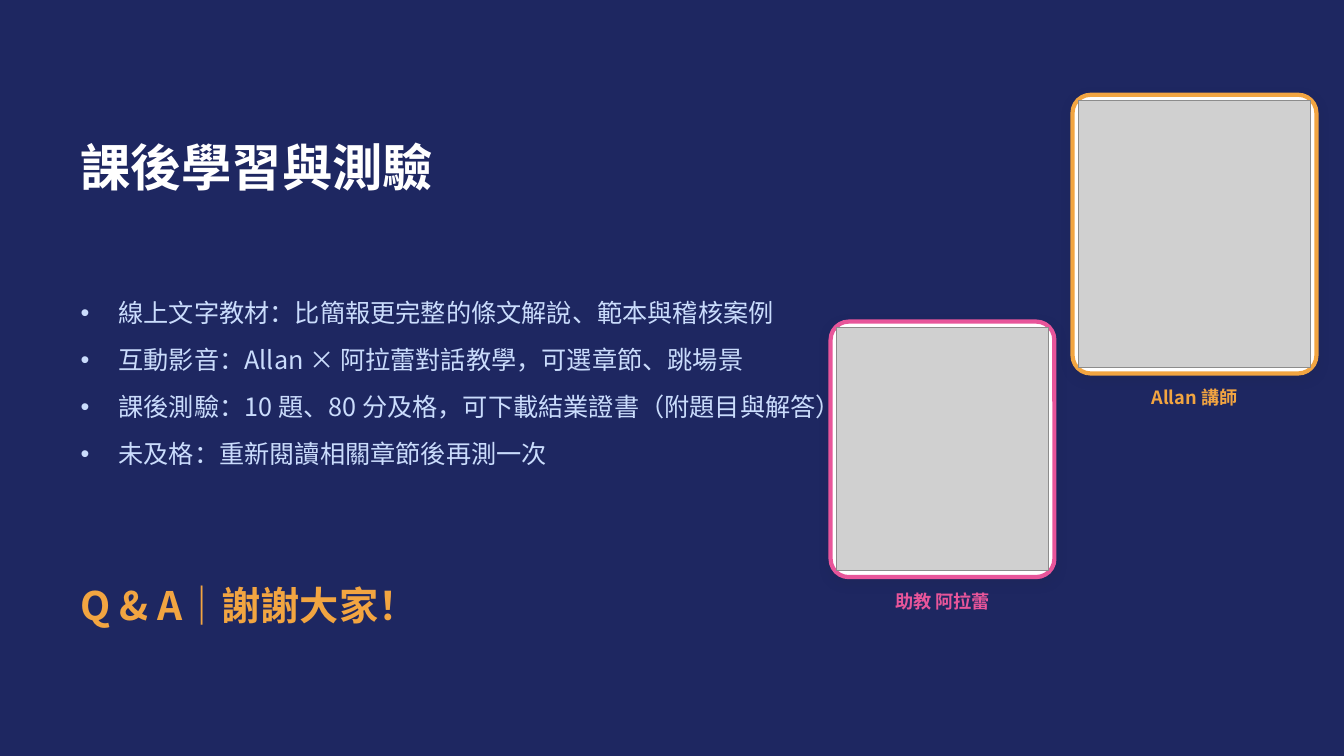
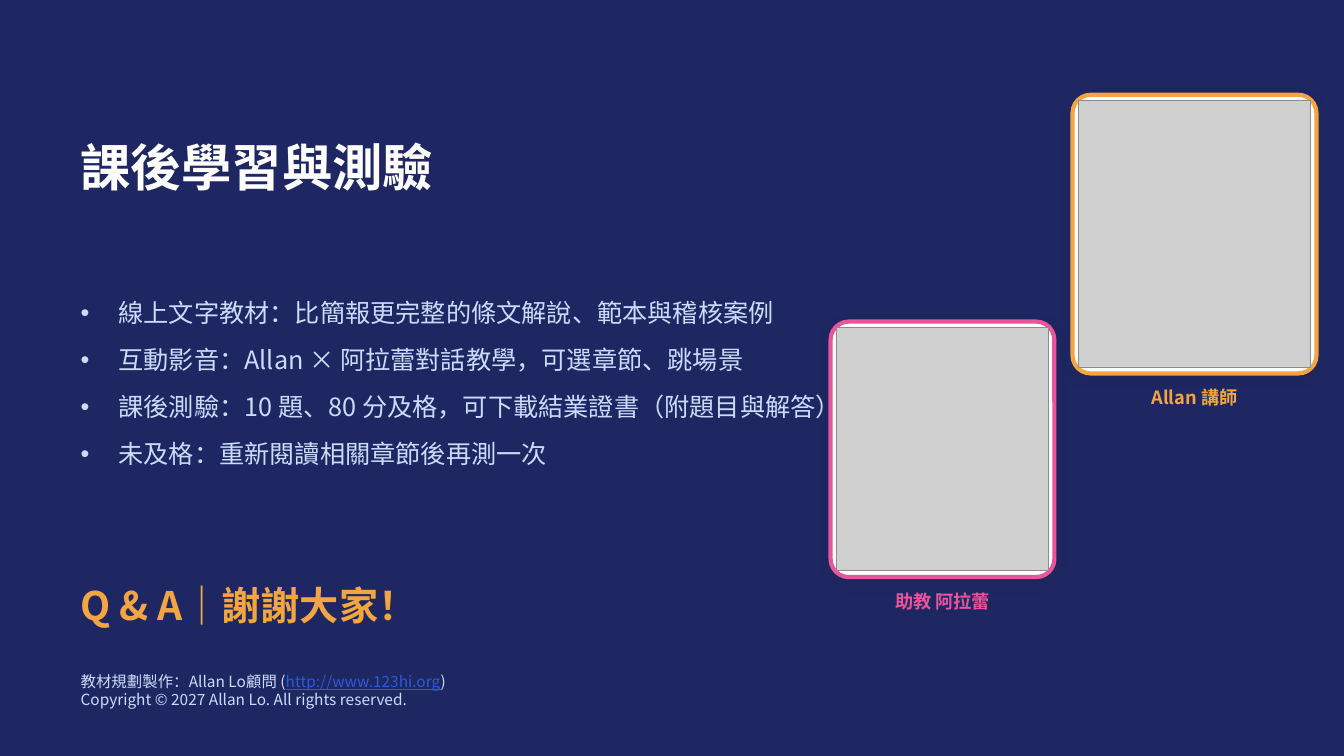
Before and after one commit to allanloplus/ISO27701_course, a slide deck: slide 111 of slides/ISO27701_2025_PIMS_講師簡報.pptx. Drawn at 1344x756 pixels with LibreOffice and Linux fonts; fonts in the diff are those of the drawing; grey boxes stand for pictures. Boxes give left, top, right and bottom in pixels: in the first picture for what was removed or moved away, otherwise in the second. Text is boxed around its words. In the diff, an @@ line names an element or a change of style, - is before the commit and + after.

```diff
--- a/slides/ISO27701_2025_PIMS_講師簡報.pptx
+++ b/slides/ISO27701_2025_PIMS_講師簡報.pptx
@@ text added at [81,674,445,709], 11 pt, text #CADCFC @@
+教材規劃製作：Allan Lo顧問 (http://www.123hi.org)
+Copyright © 2027 Allan Lo. All rights reserved.
```
Also in this commit, not shown: 93 other slides changed, 6 other files.
